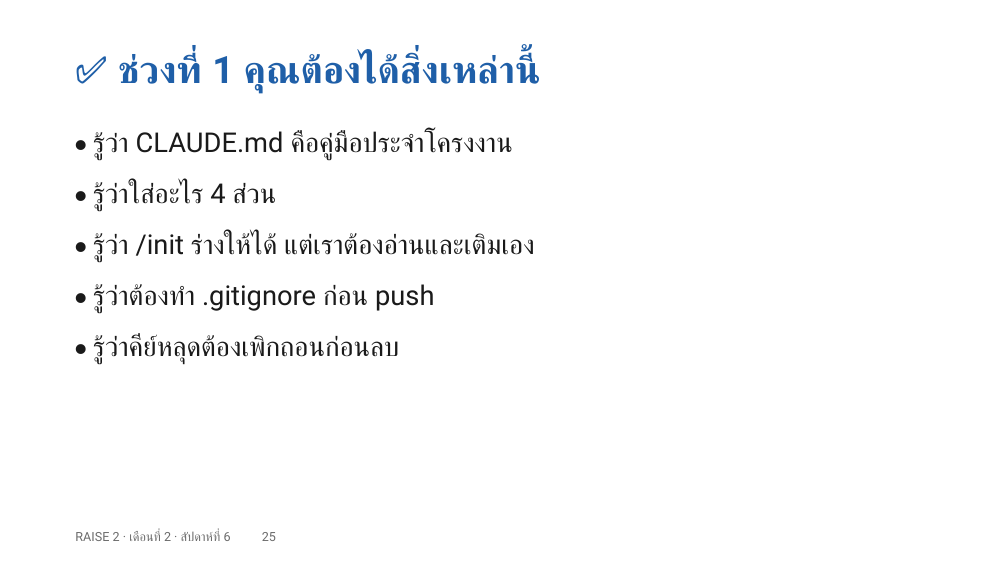
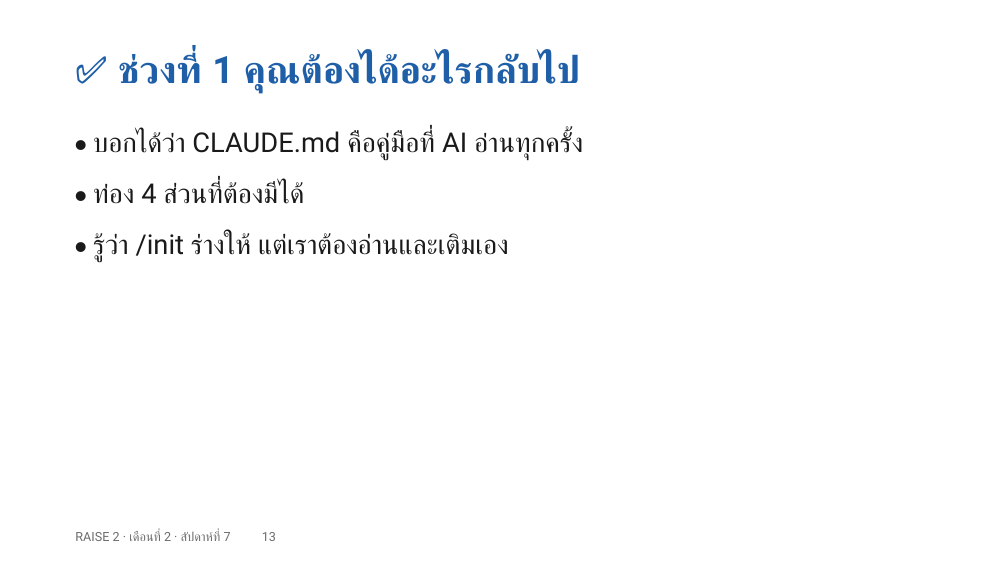
Before and after one commit to cnacha-mfu/raise2-module2, a slide deck: slide 13 of materials/week7/w7-slides.pptx (slide 25 before the commit). Drawn at 1008x567 pixels with LibreOffice and Linux fonts; fonts in the diff are those of the drawing. Boxes give left, top, right and bottom in pixels: in the first picture for what was removed or moved away, otherwise in the second. Text is boxed around its words. In the diff, an @@ line names an element or a change of style, - is before the commit and + after.

```diff
--- a/materials/week7/w7-slides.pptx
+++ b/materials/week7/w7-slides.pptx
@@ text at [118, 53, 580, 93]: text changed @@
-✅ ช่วงที่ 1 คุณต้องได้สิ่งเหล่านี้
+✅ ช่วงที่ 1 คุณต้องได้อะไรกลับไป
@@ text at [93, 131, 583, 160]: text changed @@
-• รู้ว่า CLAUDE.md คือคู่มือประจำโครงงาน
+• บอกได้ว่า CLAUDE.md คือคู่มือที่ AI อ่านทุกครั้ง
@@ text at [93, 182, 304, 204]: text changed @@
-• รู้ว่าใส่อะไร 4 ส่วน
+• ท่อง 4 ส่วนที่ต้องมีได้
@@ text at [93, 233, 509, 262]: text changed @@
-• รู้ว่า /init ร่างให้ได้ แต่เราต้องอ่านและเติมเอง
+• รู้ว่า /init ร่างให้ แต่เราต้องอ่านและเติมเอง
@@ text removed at [93, 284, 434, 313] @@
-• รู้ว่าต้องทำ .gitignore ก่อน push
@@ text removed at [93, 335, 399, 364] @@
-• รู้ว่าคีย์หลุดต้องเพิกถอนก่อนลบ
@@ text at [75, 531, 276, 541]: text changed @@
-RAISE 2 · เดือนที่ 2 · สัปดาห์ที่ 6 25
+RAISE 2 · เดือนที่ 2 · สัปดาห์ที่ 7 13
```
Also in this commit, not shown: 37 other slides changed, 29 slides added, 52 slides removed, 24 other files.
